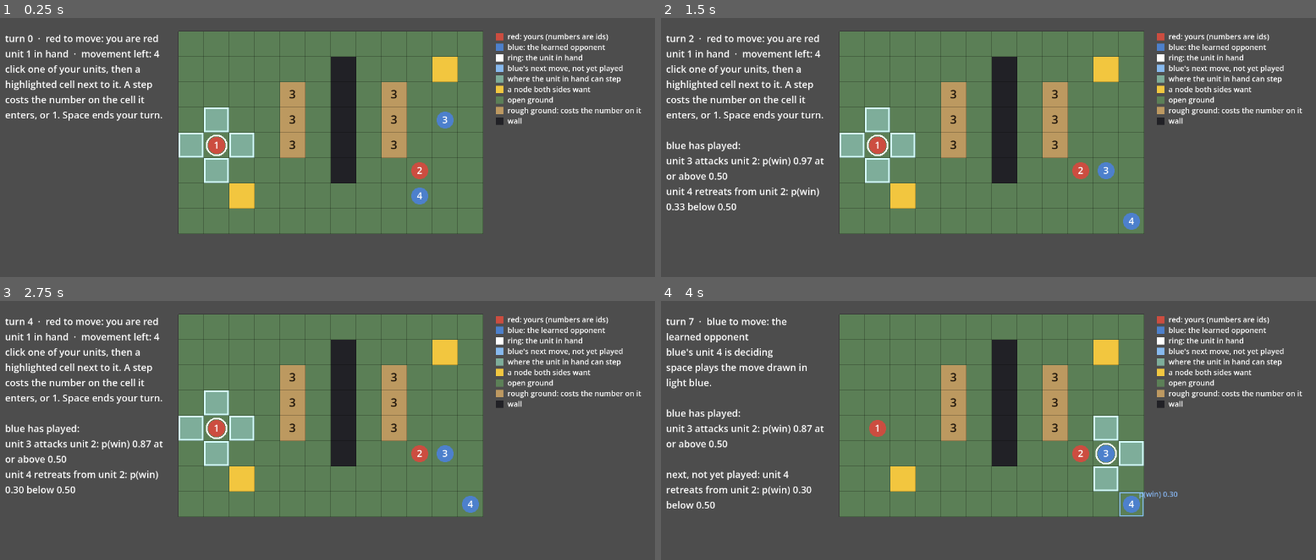
Above: before the commit, frames 1-4 (two rows, left to right).
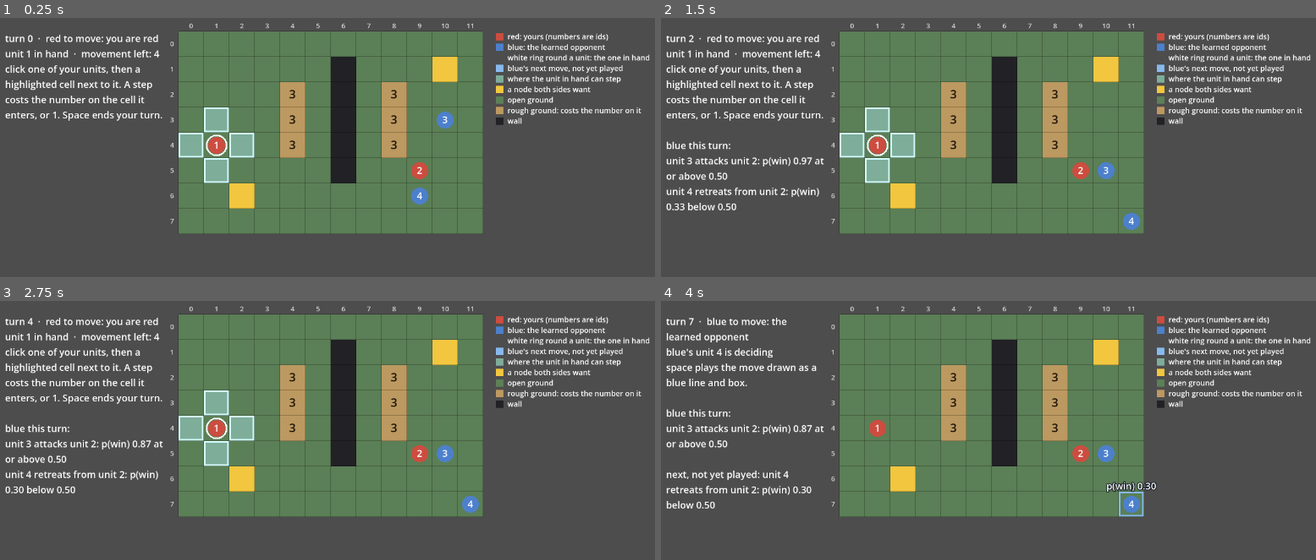
Above: after the commit, the same moments.

Repository: boscocp/game-ai-kit
Game: Godot game, scene res://game/main.tscn
Two runs of this game, one before a commit and one after it. Both use one fixed random seed, a clock stepped at 60 frames per second and the inputs below.
Inputs (mouse positions are in pixels of both pictures, inside the frame that each line leads up to):
- Up to frame 1 (0.25 s): no input
- Up to frame 2 (1.5 s): tap Enter (ui_accept) at 0.5, 0.77, 1.25 s; move the mouse to (1139, 113) at 0.52 s; hold Right 0.53-1.28 s; tap 1 at 0.6 s; click (1139, 113) at 0.67 s; move the mouse to (857, 152) at 1.27 s; hold Down from 1.28 s (still down); tap 4 at 1.35 s
- Up to frame 3 (2.75 s): tap Enter (ui_accept) at 1.52, 2 s; move the mouse to (399, 332) at 2.02 s; release Down at 2.03 s; hold Right from 2.03 s (still down); tap Space at 2.1 s
- Up to frame 4 (4 s): tap Enter (ui_accept) at 2.75, 3.02, 3.5, 3.77 s; move the mouse to (955, 492) at 2.77 s; release Right at 2.78 s; hold Up 2.78-3.53 s; tap Keypad Enter at 2.85 s; click (955, 492) at 2.92 s; move the mouse to (1198, 471) at 3.52 s; hold Left from 3.53 s (still down); tap R at 3.6 s

The runs differ from the first frame. In frame 1, 0.5% of the frame differs, in the area x 25-100%, y 1-80%; in frame 2, 0.6%; in frame 3, 0.6%; in frame 4, 2.3%, in the area x 1-100%, y 1-84%.

Commit message:
fix: the wave 24 review -- blue's unit wore your ring
Two fresh contexts reviewed T8. One attacked the tests and one judged the
screens from screenshots, and both found that on blue's turn the board
ringed one unit while the status named another. Blue now has nothing in hand.

- The overlay could be deleted with every test green. BoardView.marks() is
  now what _draw_marks draws, and tests hold it and where it is drawn.
- Column and row numbers, so a refusal's (column, row) can be found.
- One instruction per state, a readable plan number, and the search
  comparison shows route cost beside cells expanded.
- A test holds the status and legend beside the board, inside the window.

The record is docs/reviews/24-a-board-you-can-read.md.

Diff:
--- a/godot/demos/search/expansion_view.gd
+++ b/godot/demos/search/expansion_view.gd
@@ -21,7 +21,9 @@
 # exactly when the picture was finished.
 const EARLY: Color = Color(0.16, 0.20, 0.34, 0.50)
 const LATE: Color = Color(0.45, 0.78, 0.95, 0.50)
-const FRONTIER: Color = Color(0.95, 0.80, 0.35, 0.90)
+# Pink, not yellow: T8 made mud tan, and a yellow outline on tan vanished on
+# exactly the band the demo is about.
+const FRONTIER: Color = Color(1.0, 0.40, 0.85, 0.95)
 const PATH: Color = Color(1.0, 0.95, 0.85, 1.0)
 const START: Color = Color(0.45, 0.85, 0.45)
 const GOAL: Color = Color(0.95, 0.45, 0.45)
--- a/godot/demos/search/search_demo.gd
+++ b/godot/demos/search/search_demo.gd
@@ -43,7 +43,7 @@
 func _ready() -> void:
 	_legend.set_entries([
 		[ExpansionView.NEXT, "white outline: the cell it takes next"],
-		[ExpansionView.FRONTIER, "yellow outline: the frontier,"],
+		[ExpansionView.FRONTIER, "pink outline: the frontier,"],
 		[Color.TRANSPARENT, "    what it chooses among"],
 		[ExpansionView.EARLY, "dark square: expanded early"],
 		[ExpansionView.LATE, "bright square: expanded late"],
@@ -169,16 +169,17 @@
 	) % [NAMES[_chosen], _revealed, _result.expanded.size(), _result.path.size(), cost, _counts]
 
 
-## How many cells each of the four expanded to answer the same question --
-## the comparison the demo exists for, on screen without pressing 1 to 4 and
-## remembering the numbers. The whole argument for A* is one number here.
+## What each of the four paid to answer the same question, and what its
+## answer cost -- the comparison the demo exists for, on screen without
+## pressing 1 to 4 and remembering the numbers. Both numbers, because either
+## alone misleads: depth-first expands few cells and finds a dear route.
 func expansion_counts() -> String:
 	var parts: Array[String] = []
 	var all: Array[Search] = searches()
 	for index: int in range(all.size()):
-		parts.append("%s %d" % [NAMES[index], all[index].search(_graph, _from, _to).expanded.size()])
-	return "cells expanded to reach the goal:  " + "  ·  ".join(parts)
-
+		var result: SearchResult = all[index].search(_graph, _from, _to)
+		parts.append("%s %d cells, cost %d" % [NAMES[index], result.expanded.size(), result.cost])
+	return "expanded / route cost:  " + "  ·  ".join(parts)
 
 
 # A band of mud across the middle and a wall with one gap. Enough that the four
--- a/godot/game/board_view.gd
+++ b/godot/game/board_view.gd
@@ -63,6 +63,11 @@
 const COST_TEXT: Color = Color(0.12, 0.08, 0.04)
 const COST_TEXT_SIZE: int = 22
 
+## Column numbers above the board and row numbers to its left, because every
+## refusal and every reason on the screen names a cell as `(column, row)`.
+const AXIS_TEXT: Color = Color(0.85, 0.85, 0.85)
+const AXIS_TEXT_SIZE: int = 13
+
 ## What counts as rough ground when choosing a tile. Terrain here is a cost,
 ## not a type, so the view decides where the pictures change.
 const ROUGH_FROM_COST: int = 2
@@ -70,12 +75,14 @@
 var _graph: GridGraph
 var _reachable: Array[Vector2i] = []
 # Where the overlay is drawn: above the tiles, below whatever the scene puts
-# after this layer -- units, routes.
-var _marks := Node2D.new()
+# after this layer -- units, routes. Made in `_ready`, so a view that never
+# enters the tree leaves nothing behind.
+var _marks: Node2D
 
 
 func _ready() -> void:
 	tile_set = _build_tile_set()
+	_marks = Node2D.new()
 	_marks.name = "Marks"
 	_marks.draw.connect(_draw_marks)
 	add_child(_marks)
@@ -102,7 +109,28 @@
 			set_cell(cell, SOURCE_ID, _tile_for(graph.cost_at(cell)))
 	for cell: Vector2i in nodes:
 		set_cell(cell, SOURCE_ID, NODE)
-	_marks.queue_redraw()
+	if _marks != null:
+		_marks.queue_redraw()
+
+
+## Everything the overlay draws, as data: the reachable cells and the cost
+## written on each dear cell. `_draw_marks` draws exactly this and nothing
+## else, so a test can hold what is drawn without a picture -- headless, no
+## picture exists.
+func marks() -> Dictionary:
+	return {"reachable": _reachable.duplicate(), "costs": _costs_to_write()}
+
+
+# Every cell with a cost worth writing, and the words written on it.
+func _costs_to_write() -> Dictionary:
+	var costs: Dictionary = {}
+	if _graph == null:
+		return costs
+	for index: int in range(_graph.width * _graph.height):
+		var cell := Vector2i(index % _graph.width, index / _graph.width)
+		if not cost_label(cell).is_empty():
+			costs[cell] = cost_label(cell)
+	return costs
 
 
 ## The words drawn on a cell: its entry cost when that is more than an
@@ -124,7 +152,8 @@
 	return ((area - pixel_size(graph)) / 2.0).floor()
 
 
-## How much of the screen a board covers, in pixels.
+## How much of the screen a board covers, in pixels. The scene lays out its
+## panels around this, so it is the one number they all agree on.
 static func pixel_size(graph: GridGraph) -> Vector2:
 	return Vector2(graph.width, graph.height) * TILE_PIXELS
 
@@ -140,18 +169,19 @@
 	return map_to_local(cell)
 
 
-# Everything that goes over the tiles, in the order a reader needs it: the
-# reachable tint under the grid, so the grid still separates reachable cells
-# from each other; the costs last, so nothing covers a number.
+# Everything in `marks()`, in the order a reader needs it: the reachable tint
+# under the grid, so the grid still separates reachable cells from each other;
+# the costs last, so nothing on this layer covers a number.
 func _draw_marks() -> void:
 	if _graph == null:
 		return
-	for cell: Vector2i in _reachable:
+	var drawn: Dictionary = marks()
+	for cell: Vector2i in drawn["reachable"]:
 		_draw_reachable(cell)
 	_draw_grid()
-	for y: int in range(_graph.height):
-		for x: int in range(_graph.width):
-			_draw_cost(Vector2i(x, y))
+	_draw_axes()
+	for cell: Vector2i in drawn["costs"]:
+		_draw_centred(drawn["costs"][cell], centre_of(cell), COST_TEXT_SIZE, COST_TEXT)
 
 
 func _draw_reachable(cell: Vector2i) -> void:
@@ -170,15 +200,22 @@
 		_marks.draw_line(Vector2(0.0, y), Vector2(board_size.x, y), GRID, 1.0)
 
 
-# The cost, centred in its cell.
-func _draw_cost(cell: Vector2i) -> void:
-	var words: String = cost_label(cell)
-	if words.is_empty():
-		return
+# Just outside the board, where they cover nothing.
+func _draw_axes() -> void:
+	var half: float = TILE_PIXELS / 2.0
+	for column: int in range(_graph.width):
+		_draw_centred(str(column), Vector2(column * TILE_PIXELS + half, -10.0), AXIS_TEXT_SIZE, AXIS_TEXT)
+	for row: int in range(_graph.height):
+		_draw_centred(str(row), Vector2(-12.0, row * TILE_PIXELS + half), AXIS_TEXT_SIZE, AXIS_TEXT)
+
+
+# `draw_string` takes the left end of the baseline; a label in a cell wants
+# its middle on a point.
+func _draw_centred(words: String, middle: Vector2, text_size: int, colour: Color) -> void:
 	var font: Font = ThemeDB.fallback_font
-	var width: float = font.get_string_size(words, HORIZONTAL_ALIGNMENT_LEFT, -1.0, COST_TEXT_SIZE).x
-	var baseline: Vector2 = centre_of(cell) + Vector2(-width / 2.0, COST_TEXT_SIZE * 0.35)
-	_marks.draw_string(font, baseline, words, HORIZONTAL_ALIGNMENT_LEFT, -1.0, COST_TEXT_SIZE, COST_TEXT)
+	var width: float = font.get_string_size(words, HORIZONTAL_ALIGNMENT_LEFT, -1.0, text_size).x
+	var baseline: Vector2 = middle + Vector2(-width / 2.0, text_size * 0.35)
+	_marks.draw_string(font, baseline, words, HORIZONTAL_ALIGNMENT_LEFT, -1.0, text_size, colour)
 
 
 # Which atlas column a cost is drawn with.
--- a/godot/game/main.gd
+++ b/godot/game/main.gd
@@ -66,7 +66,7 @@
 	_legend.set_entries([
 		[UnitView.FACTION_COLOURS[RED], "red: yours (numbers are ids)"],
 		[UnitView.FACTION_COLOURS[BLUE], "blue: the learned opponent"],
-		[Color.WHITE, "ring: the unit in hand"],
+		[Color.TRANSPARENT, "white ring round a unit: the one in hand"],
 		[PlanView.ROUTE, "blue's next move, not yet played"],
 		[BoardView.REACHABLE, "where the unit in hand can step"],
 		[BoardView.SWATCHES[BoardView.NODE.x], "a node both sides want"],
@@ -125,8 +125,8 @@
 	# that rather than a rule they did not break.
 	if not GridGraph.DIRECTIONS.has(cell - unit.cell):
 		_last_refusal = (
-			"that is more than one step away, and this scene moves one cell "
-			+ "at a time -- routes arrive with ai_search in T3"
+			"%s is more than one step away -- you move one cell at a time, " % cell
+			+ "onto a highlighted cell"
 		)
 		_refresh()
 		return
@@ -210,11 +210,17 @@
 		_state = _state.end_turn(FACTIONS, POINTS_PER_TURN)
 
 
-# Whoever is to move starts with one of their units in hand, so the first click
-# of a turn does something rather than teaching you that nothing is selected.
+# Red starts its turn with one of its units in hand, so the first click of a
+# turn does something rather than teaching you that nothing is selected.
+#
+# Blue has nothing in hand. Its turn used to ring its first unit and tint that
+# unit's steps, while the status named the unit actually deciding -- so on the
+# second decision the board and the status pointed at different units, and a
+# player read blue's steps as their own.
 func _select_first_unit_of_the_side_to_move() -> void:
 	var mine: Array[Unit] = _state.units_of(_state.current_faction)
-	_selected_id = mine[0].id if not mine.is_empty() else -1
+	var is_yours: bool = _state.current_faction != AI_FACTION
+	_selected_id = mine[0].id if is_yours and not mine.is_empty() else -1
 
 
 func _refresh() -> void:
@@ -263,7 +269,7 @@
 	if _last_refusal != BoardState.LEGAL:
 		lines.append("\nrefused: " + _last_refusal)
 	if not _ai_reasons.is_empty():
-		lines.append("\nblue has played:")
+		lines.append("\nblue this turn:")
 		for reason: String in _ai_reasons:
 			lines.append(reason)
 	if _plan != null:
@@ -286,9 +292,15 @@
 	return "unit %d in hand  ·  movement left: %d" % [unit.id, unit.movement_points]
 
 
+# The next thing to do, for the state the board is actually in: an
+# instruction to click a highlighted cell is wrong when none is highlighted.
 func _what_to_do() -> String:
 	if _plan != null:
-		return "space plays the move drawn in light blue."
+		return "space plays the move drawn as a blue line and box."
+	if _selected_id == -1:
+		return "click one of your units. Space ends your turn."
+	if _affordable_steps().is_empty():
+		return "this unit cannot step anywhere now -- click another of your units, or press space to end your turn."
 	return (
 		"click one of your units, then a highlighted cell next to it. A step "
 		+ "costs the number on the cell it enters, or 1. Space ends your turn."
--- a/godot/game/plan_view.gd
+++ b/godot/game/plan_view.gd
@@ -9,7 +9,11 @@
 
 const ROUTE: Color = Color(0.55, 0.75, 1.0, 0.9)
 const ROUTE_WIDTH: float = 3.0
-const TEXT_SIZE: int = 14
+const TEXT_SIZE: int = 18
+## The number is written white on a dark outline, above the deciding unit's
+## cell: light blue at 14 px on green, beside the unit, could not be read.
+const TEXT_OUTLINE: Color = Color(0.05, 0.07, 0.12)
+const TEXT_OUTLINE_SIZE: int = 6
 
 var _plan: LearnedDecision
 var _state: BoardState
@@ -33,13 +37,27 @@
 	var points := PackedVector2Array([_board.centre_of(unit.cell)])
 	for cell: Vector2i in _plan.move.path:
 		points.append(_board.centre_of(cell))
+	var start: Vector2 = points[0]
 	if points.size() > 1:
-		draw_polyline(points, ROUTE, ROUTE_WIDTH)
+		# From the unit's rim, not its centre, so the line never crosses its id.
+		var line: PackedVector2Array = points.duplicate()
+		line[0] = start + (points[1] - start).normalized() * UnitView.RADIUS
+		draw_polyline(line, ROUTE, ROUTE_WIDTH)
 	var end: Vector2 = points[points.size() - 1]
 	var half: float = BoardView.TILE_PIXELS / 2.0 - 2.0
-	draw_rect(Rect2(end - Vector2(half, half), Vector2(half, half) * 2.0), ROUTE, false, 2.0)
-	draw_string(ThemeDB.fallback_font, points[0] + Vector2(14.0, -14.0), number_of(_plan),
-			HORIZONTAL_ALIGNMENT_LEFT, -1.0, TEXT_SIZE, ROUTE)
+	draw_rect(Rect2(end - Vector2(half, half), Vector2(half, half) * 2.0), ROUTE, false, 3.0)
+	_draw_number(start + Vector2(0.0, -BoardView.TILE_PIXELS / 2.0 - 4.0))
+
+
+# The number, centred over a point, outlined so it reads on any ground.
+func _draw_number(middle: Vector2) -> void:
+	var font: Font = ThemeDB.fallback_font
+	var words: String = number_of(_plan)
+	var width: float = font.get_string_size(words, HORIZONTAL_ALIGNMENT_LEFT, -1.0, TEXT_SIZE).x
+	var baseline: Vector2 = middle - Vector2(width / 2.0, 0.0)
+	draw_string_outline(font, baseline, words, HORIZONTAL_ALIGNMENT_LEFT, -1.0, TEXT_SIZE,
+			TEXT_OUTLINE_SIZE, TEXT_OUTLINE)
+	draw_string(font, baseline, words, HORIZONTAL_ALIGNMENT_LEFT, -1.0, TEXT_SIZE, Color.WHITE)
 
 
 ## The number a decision was made on, as a person reads it: the chance of
--- a/godot/test/board_view_test.gd
+++ b/godot/test/board_view_test.gd
@@ -63,10 +63,32 @@
 
 	view.draw_board(graph, [] as Array[Vector2i])
 
-	assert_str(view.cost_label(Vector2i(1, 0))).is_equal("3")
-	assert_str(view.cost_label(Vector2i(0, 0))).is_empty()
-	assert_str(view.cost_label(Vector2i(2, 0))).is_empty()
-	assert_str(view.cost_label(Vector2i(9, 9))).is_empty()
+	# `marks()` is what `_draw_marks` draws, entry for entry.
+	assert_dict(view.marks()["costs"]).is_equal({Vector2i(1, 0): "3"})
+
+
+func test_the_reachable_cells_are_drawn_over_the_terrain() -> void:
+	# The other half of the overlay: where the unit in hand may go. With the
+	# highlight no longer a tile, this is the only place it is held.
+	var view: BoardView = _mounted_view()
+	var reachable: Array[Vector2i] = [Vector2i(0, 0), Vector2i(1, 0)]
+
+	view.draw_board(GridGraph.new(3, 1), reachable)
+
+	assert_array(view.marks()["reachable"]).contains_exactly(reachable)
+
+
+func test_the_overlay_is_drawn_on_a_child_above_the_tiles() -> void:
+	# Measured on 4.7.2: a TileMapLayer paints its tiles over its own `_draw`.
+	# The first version of this overlay was drawn there -- correct, and
+	# invisible. Moving it back would pass every test above, so this one
+	# holds where it is drawn.
+	var view: BoardView = _mounted_view()
+	var marks: Node2D = view.get_node("Marks")
+
+	assert_object(marks).is_not_null()
+	assert_bool(marks.draw.is_connected(view._draw_marks)).is_true()
+	assert_bool(view.has_method("_draw")).is_false()
 
 
 func test_the_board_is_centred_in_the_window() -> void:
@@ -89,7 +111,11 @@
 
 
 func test_tiles_are_large_enough_to_read_a_number_on() -> void:
-	assert_int(BoardView.TILE_PIXELS).is_greater_equal(48)
+	# The tile set, not only the constant: a number has to fit on a real tile.
+	var view: BoardView = _mounted_view()
+
+	assert_int(view.tile_set.tile_size.x).is_greater_equal(48)
+	assert_int(view.tile_set.tile_size.y).is_greater_equal(48)
 
 
 func test_redrawing_forgets_the_previous_board() -> void:
--- a/godot/test/main_scene_test.gd
+++ b/godot/test/main_scene_test.gd
@@ -46,6 +46,45 @@
 	assert_str(_status_of(main)).contains("space plays the move")
 
 
+func test_on_blue_s_turn_nothing_of_blue_s_is_marked_as_yours() -> void:
+	# The ring and the reachable tint mean "the unit in hand", and blue's turn
+	# used to show them on its first unit while the status named the second.
+	var main: BoardGame = _mounted_scene()
+	var board: BoardView = main.get_node("BoardView")
+	main._end_turn()
+	main.step_decision()
+
+	assert_int(main._selected_id).is_equal(-1)
+	assert_array(board.marks()["reachable"]).is_empty()
+	assert_str(_status_of(main)).contains("blue's unit %d is deciding" % main._plan.unit_id)
+
+
+func test_a_spent_unit_is_not_told_to_click_a_highlighted_cell() -> void:
+	var main: BoardGame = _mounted_scene()
+	# North up column 1 is open ground all the way: one point a step.
+	for row: int in range(3, 3 - main.POINTS_PER_TURN, -1):
+		main._click_cell(Vector2i(1, row))
+
+	assert_str(_status_of(main)).contains("movement left: 0")
+	assert_str(_status_of(main)).contains("cannot step anywhere")
+	assert_str(_status_of(main)).not_contains("then a highlighted cell")
+
+
+func test_the_status_and_legend_sit_beside_the_board_inside_the_window() -> void:
+	# T8 measured the status 600 px from the board it described.
+	var main: BoardGame = _mounted_scene()
+	var window := Rect2(Vector2.ZERO, Vector2(
+		ProjectSettings.get_setting("display/window/size/viewport_width"),
+		ProjectSettings.get_setting("display/window/size/viewport_height")))
+	var board := Rect2(main.position, BoardView.pixel_size(main._state.graph))
+
+	for name: String in ["Interface/Status", "Interface/Legend"]:
+		var panel: Rect2 = (main.get_node(name) as Control).get_rect()
+		assert_bool(window.encloses(panel)).override_failure_message(name + " leaves the window").is_true()
+		assert_bool(panel.intersects(board)).override_failure_message(name + " covers the board").is_false()
+		assert_float(panel.position.y).is_equal(board.position.y)
+
+
 func test_clicking_a_neighbouring_cell_moves_and_spends_a_point() -> void:
 	var main: BoardGame = _mounted_scene()
 
--- a/godot/test/search_demo_test.gd
+++ b/godot/test/search_demo_test.gd
@@ -114,5 +114,6 @@
 	var results: Array[SearchResult] = _all_results(demo)
 
 	for index: int in range(4):
-		var count: String = "%s %d" % [SearchDemo.NAMES[index], results[index].expanded.size()]
+		var result: SearchResult = results[index]
+		var count: String = "%s %d cells, cost %d" % [SearchDemo.NAMES[index], result.expanded.size(), result.cost]
 		assert_str(_status_of(demo)).contains(count)
Not shown, added: docs/reviews/24-a-board-you-can-read.md
Not shown, changed: tasks/STATUS.md
